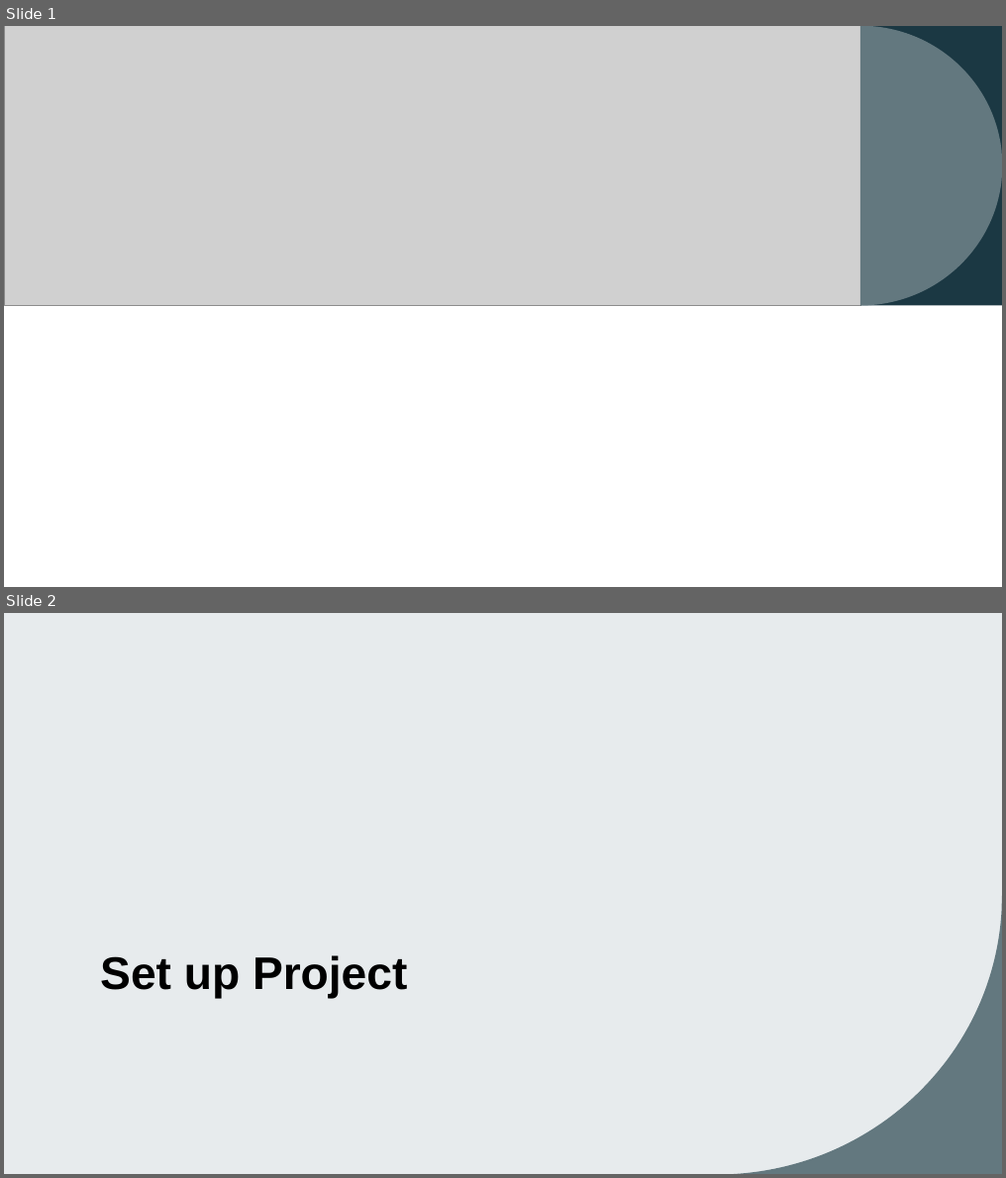
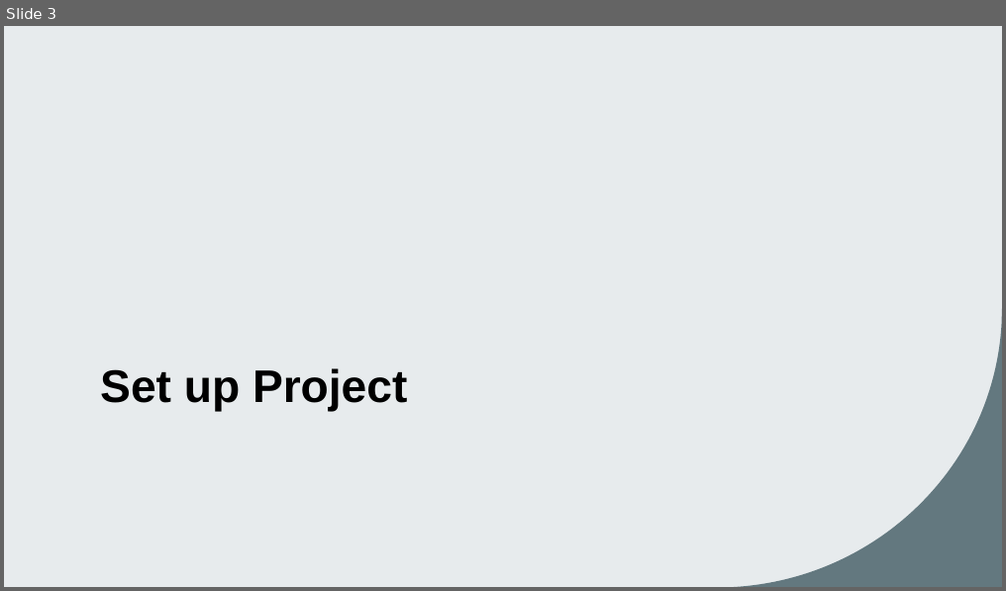
Before and after one commit to josephine-mckelvy/2025-CAH, a slide deck: 2025-06-30 CAH.pptx. Shown one above the other, each under a label of ours: slides 1 and 2 before the commit, slide 3 after it. The pictures are 1006x1178 and 1006x591 pixels, drawn with LibreOffice and Linux fonts; fonts in the diff are those of the drawing; grey boxes stand for pictures. Boxes give left, top, right and bottom in pixels: in the first picture for what was removed or moved away, otherwise in the second. Text is boxed around its words. In the diff, an @@ line names an element or a change of style, - is before the commit and + after.

```diff
--- a/2025-06-30 CAH.pptx
+++ b/2025-06-30 CAH.pptx
@@ slide 1 removed at box(4, 26, 1002, 587), background #FFFFFF; not listed: 1 template element that a slide beside it also shows @@
@@ rectangle removed at box(4, 26, 1002, 587) @@
@@ picture removed at box(4, 26, 860, 306) @@
@@ freeform shape removed at box(572, 26, 861, 306) @@
@@ rectangle removed at box(860, 26, 1002, 306) @@
@@ freeform shape removed at box(860, 26, 1002, 306) @@
@@ what was slide 2 is now slide 3 @@
```
Also in this commit, not shown: 1 slide changed, 3 slides added, 9 other files.
